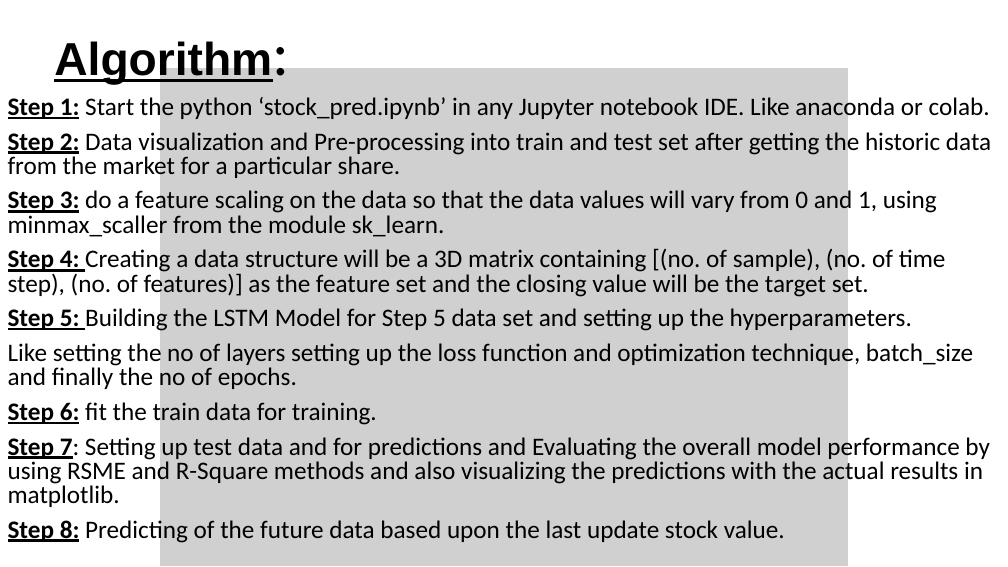
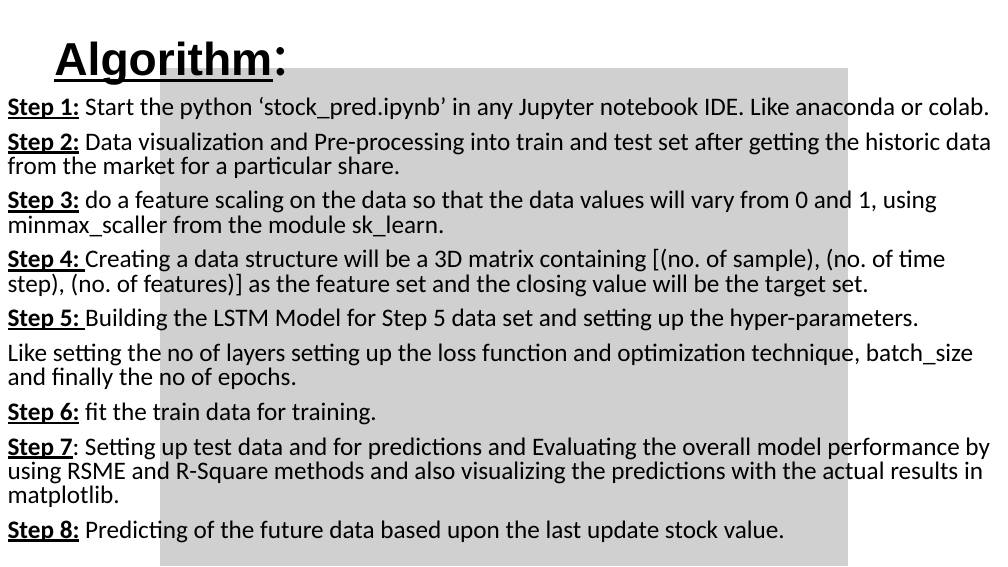
Before and after one commit to sahebdatas/stock_price_prediction, a slide deck: slide 10 of Major Project final presentaion.pptx. Drawn at 1008x567 pixels with LibreOffice and Linux fonts; fonts in the diff are those of the drawing; grey boxes stand for pictures. Boxes give left, top, right and bottom in pixels: in the first picture for what was removed or moved away, otherwise in the second. Text is boxed around its words. In the diff, an @@ line names an element or a change of style, - is before the commit and + after.

```diff
--- a/Major Project final presentaion.pptx
+++ b/Major Project final presentaion.pptx
@@ subtitle at (8,306,919,333): text changed @@
-Step 5: Building the LSTM Model for Step 5 data set and setting up the hyperparameters.
+Step 5: Building the LSTM Model for Step 5 data set and setting up the hyper-parameters.
```
Also in this commit, not shown: 4 other files.
